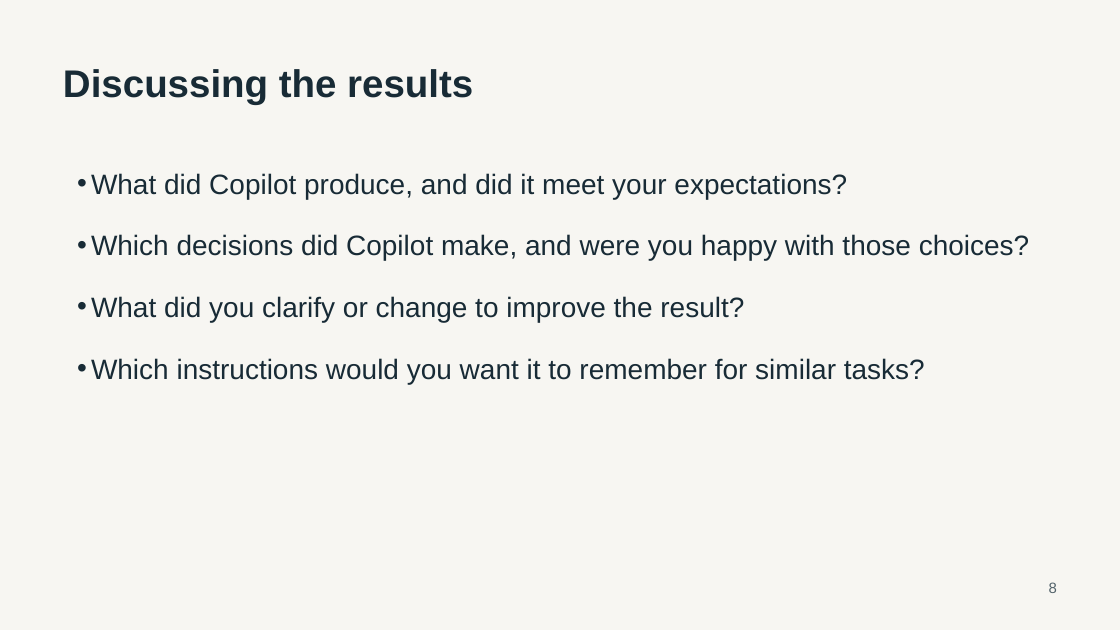
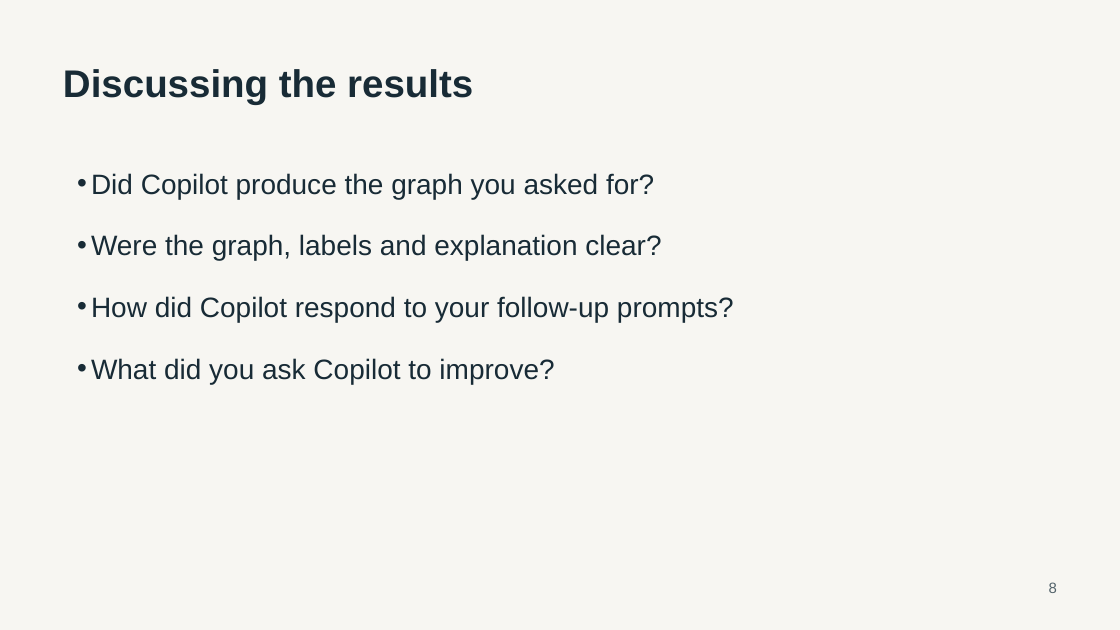
Before and after one commit to luntergroup/health-in-context-agents-workshop, a slide deck: slide 8 of material/intro-slides/AI_assistants_workshop_v1.pptx. Drawn at 1120x630 pixels with LibreOffice and Linux fonts; fonts in the diff are those of the drawing. Boxes give left, top, right and bottom in pixels: in the first picture for what was removed or moved away, otherwise in the second. Text is boxed around its words. In the diff, an @@ line names an element or a change of style, - is before the commit and + after.

```diff
--- a/material/intro-slides/AI_assistants_workshop_v1.pptx
+++ b/material/intro-slides/AI_assistants_workshop_v1.pptx
@@ text at bbox=[91, 173, 734, 384]: text changed @@
-• What did Copilot produce, and did it meet your expectations?
-• Which decisions did Copilot make, and were you happy with those choices?
-• What did you clarify or change to improve the result?
-• Which instructions would you want it to remember for similar tasks?
+• Did Copilot produce the graph you asked for?
+• Were the graph, labels and explanation clear?
+• How did Copilot respond to your follow-up prompts?
+• What did you ask Copilot to improve?
```
Also in this commit, not shown: 1 other slide changed, 5 other files.
